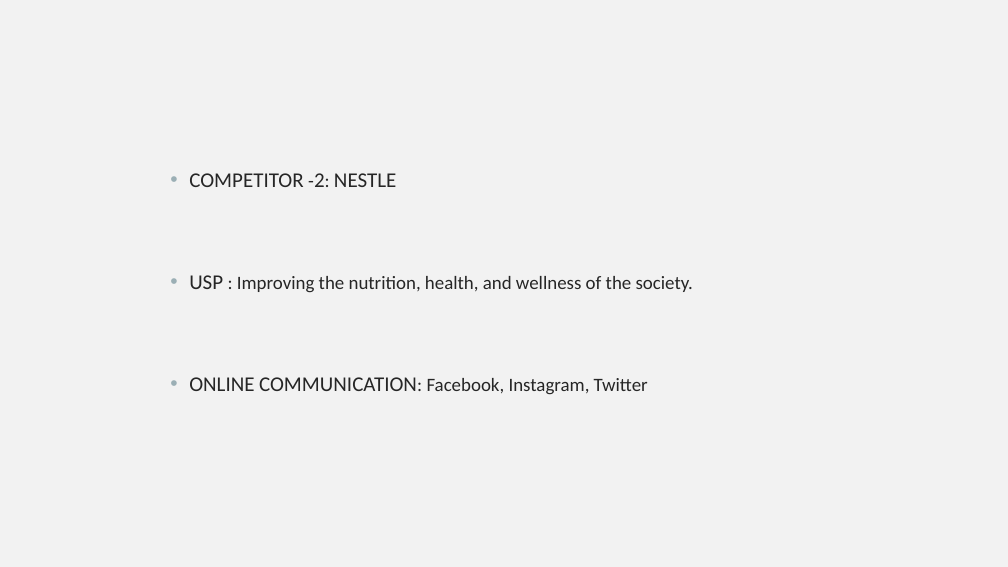
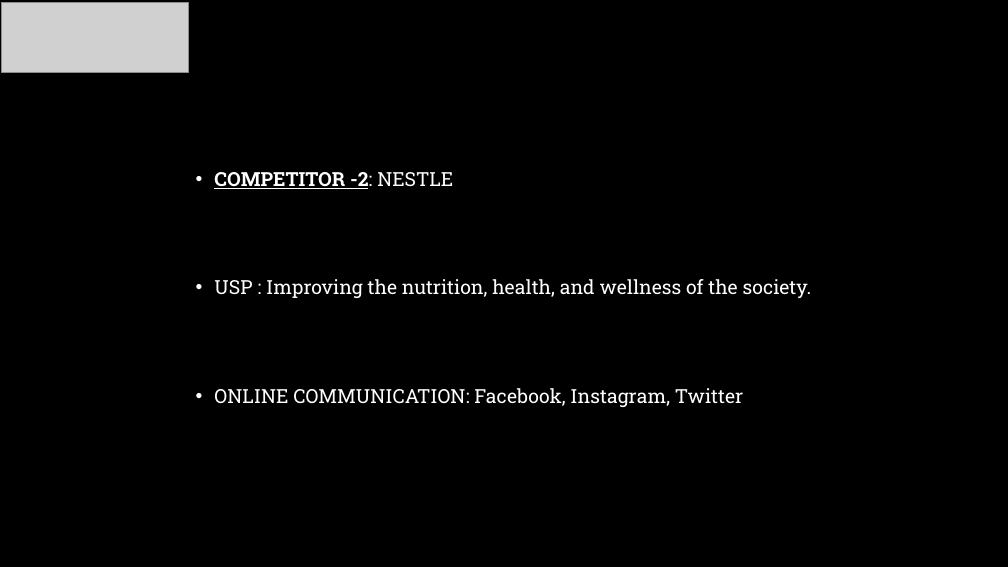
Before and after one commit to Sharfrajhyderbasha/digital-marketing-phase-2--britannia, a slide deck: slide 5 of BRITANNIA_PPT[2] susa sharfraj 1.pptx. Drawn at 1008x567 pixels with LibreOffice and Linux fonts; fonts in the diff are those of the drawing; grey boxes stand for pictures; background and template pictures are left out. Boxes give left, top, right and bottom in pixels: in the first picture for what was removed or moved away, otherwise in the second. Text is boxed around its words. In the diff, an @@ line names an element or a change of style, - is before the commit and + after.

```diff
--- a/BRITANNIA_PPT[2] susa sharfraj 1.pptx
+++ b/BRITANNIA_PPT[2] susa sharfraj 1.pptx
@@ background #F2F2F2 to picture (left out) @@
@@ picture added at <box>2,2,188,73</box> @@
@@ text "COMPETITOR -2: NESTLE": place and size @@
-text "COMPETITOR -2: NESTLE" at <box>189,173,693,395</box>
+text "COMPETITOR -2: NESTLE" at <box>214,172,812,407</box>
@@ text "COMPETITOR -2: NESTLE" at <box>214,172,812,407</box>: size 20 to 18.5 pt in "COMPETITOR -2: NESTLE", "USP", "ONLINE COMMUNICATION:"; size 18 to 18.5 pt in "-2:", ": Improving the nutrition, health, and wellness ...", "COMMUNICATION: Facebook, Instagram, Twitter"; font Calibri to Roboto Slab, text colour #262626 to #FFFFFF; bold on, underline on in "COMPETITOR -2:"; line spacing 1 to 1.1 @@
```
Also in this commit, not shown: 14 other slides changed, 2 slides added, 1 slide removed.
